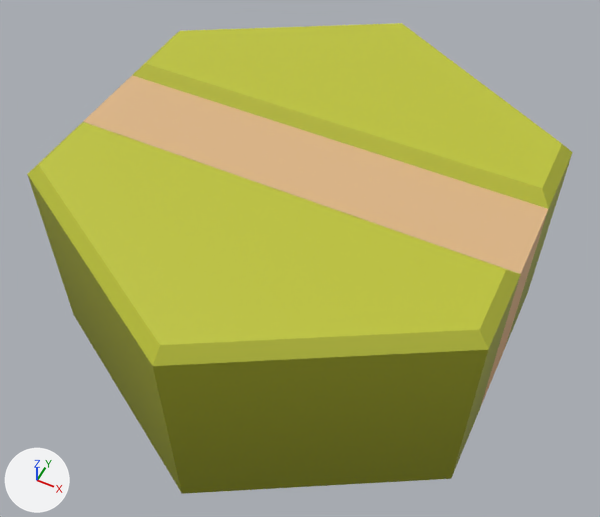
One commit to the glTF model assets/third_party/kaykit_medieval_hexagon/terrain/roads/hex_road_A.gltf: the scene before it, then after it.
Both versions are drawn from a 50 mm camera at (1.17, -2.38, 2.31) aimed at (0.02, -0.08, -0.57). The lights are fixed; the arrows at lower left show +X, +Y and +Z. The picture after the commit comes second.

Names of what the first picture shows: 'hex_road_A'.
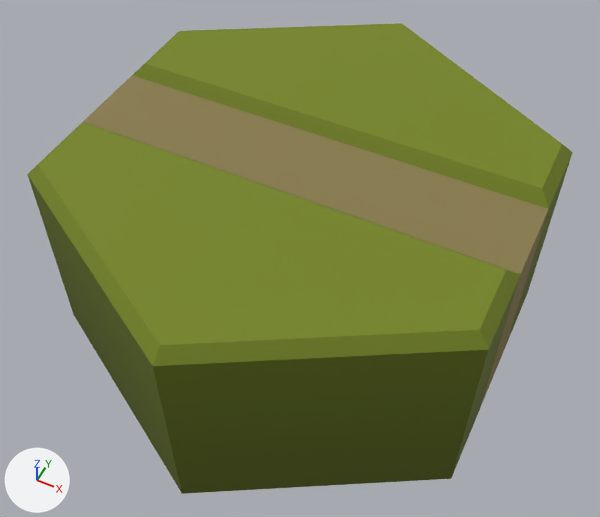
The change, as JSON lines over the scene's bpy script:
```json
{"block": "mat_hexagons_medieval", "where": "n0 = _N.new('ShaderNodeBsdfPrincipled'); n0.name = 'Principled BSDF'"}
{"op": "add", "block": "mat_hexagons_medieval", "code": "n0.inputs[2].default_value = 0.82  # 'Roughness'"}
{"op": "add", "block": "mat_hexagons_medieval", "code": "n3 = _N.new('ShaderNodeMix'); n3.name = 'Mix'"}
{"op": "add", "block": "mat_hexagons_medieval", "code": "n3.data_type = 'RGBA'"}
{"op": "add", "block": "mat_hexagons_medieval", "code": "n3.blend_type = 'MULTIPLY'"}
{"op": "add", "block": "mat_hexagons_medieval", "code": "n3.inputs[0].default_value = 1.0  # 'Factor'"}
{"op": "add", "block": "mat_hexagons_medieval", "code": "n3.inputs[7].default_value = (0.34, 0.42, 0.3, 1.0)  # 'B', grey #9ead95"}
{"block": "mat_hexagons_medieval", "where": "n2 = _N.new('ShaderNodeTexImage'); n2.name = 'Image Texture'"}
{"op": "remove", "block": "mat_hexagons_medieval", "code": "_L.new(n2.outputs[0], n0.inputs[0])  # 'Color' to 'Base Color'"}
{"op": "add", "block": "mat_hexagons_medieval", "code": "_L.new(n3.outputs[2], n0.inputs[0])  # 'Result' to 'Base Color'"}
{"op": "add", "block": "mat_hexagons_medieval", "code": "_L.new(n2.outputs[0], n3.inputs[6])  # 'Color' to 'A'"}
```

Location of each change, (x1, y1, x2, y2) in pixels of the pictures (600 x 517 px):
```json
{"object": "hex_road_A", "change": "recoloured", "before": [27, 23, 573, 494], "after": [27, 23, 573, 494], "on screen": "yellow to green"}
```
